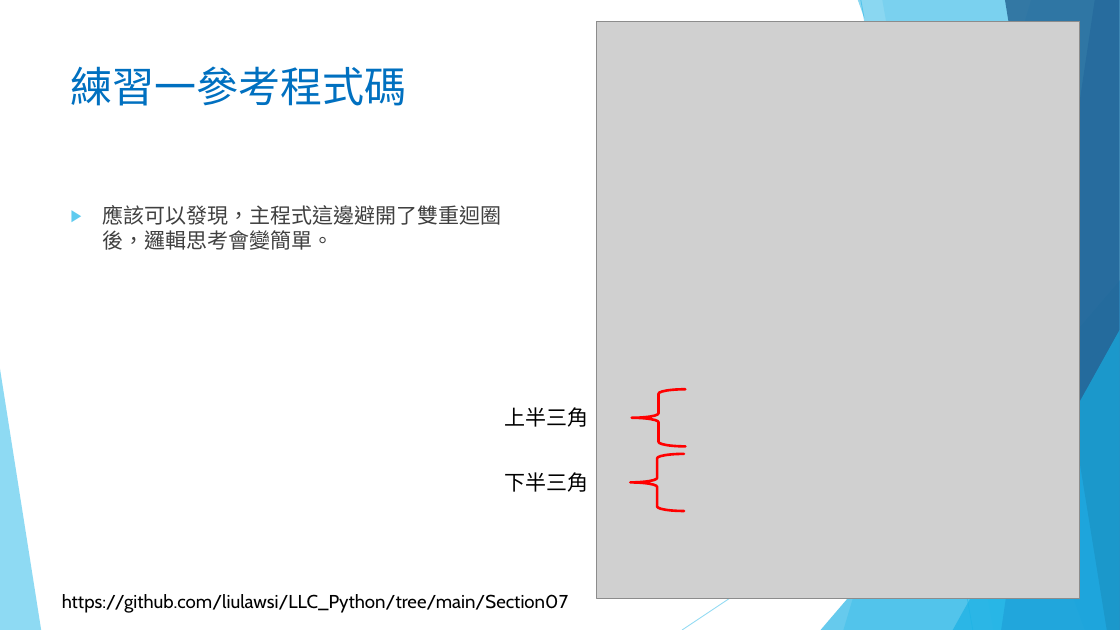
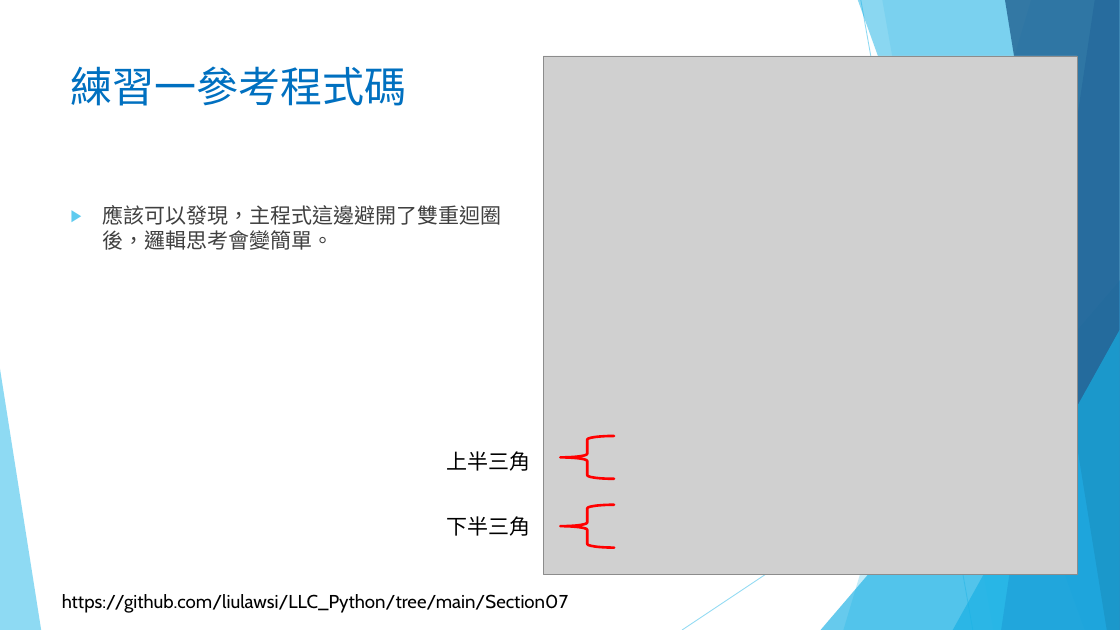
Before and after one commit to liulawsi/My_PPTs, a slide deck: slide 12 of LCC/Python/07_函式與方法.pptx. Drawn at 1120x630 pixels with LibreOffice and Linux fonts; fonts in the diff are those of the drawing; grey boxes stand for pictures; background and template pictures are left out. Boxes give left, top, right and bottom in pixels: in the first picture for what was removed or moved away, otherwise in the second. Text is boxed around its words. In the diff, an @@ line names an element or a change of style, - is before the commit and + after.

```diff
--- a/LCC/Python/07_函式與方法.pptx
+++ b/LCC/Python/07_函式與方法.pptx
@@ picture: place and size @@
-picture at box(597, 22, 1081, 598)
+picture at box(544, 56, 1077, 576)
@@ text "上半三角": place and size @@
-text "上半三角" at box(504, 407, 588, 427)
+text "上半三角" at box(447, 451, 531, 471)
@@ left brace: place and size @@
-left brace at box(632, 389, 686, 446)
+left brace at box(560, 436, 614, 479)
@@ text "下半三角": place and size @@
-text "下半三角" at box(504, 472, 588, 492)
+text "下半三角" at box(447, 516, 531, 536)
@@ left brace: place and size @@
-left brace at box(630, 454, 684, 511)
+left brace at box(560, 505, 614, 548)
```
Also in this commit, not shown: 22 other slides changed, 10 slides added, 12 slides removed, 1 other file.
